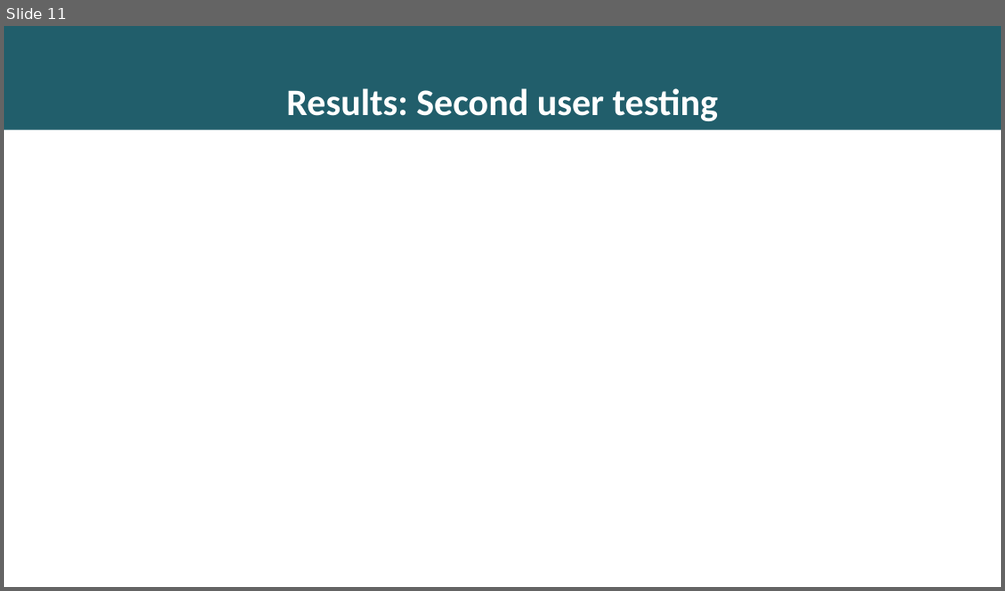
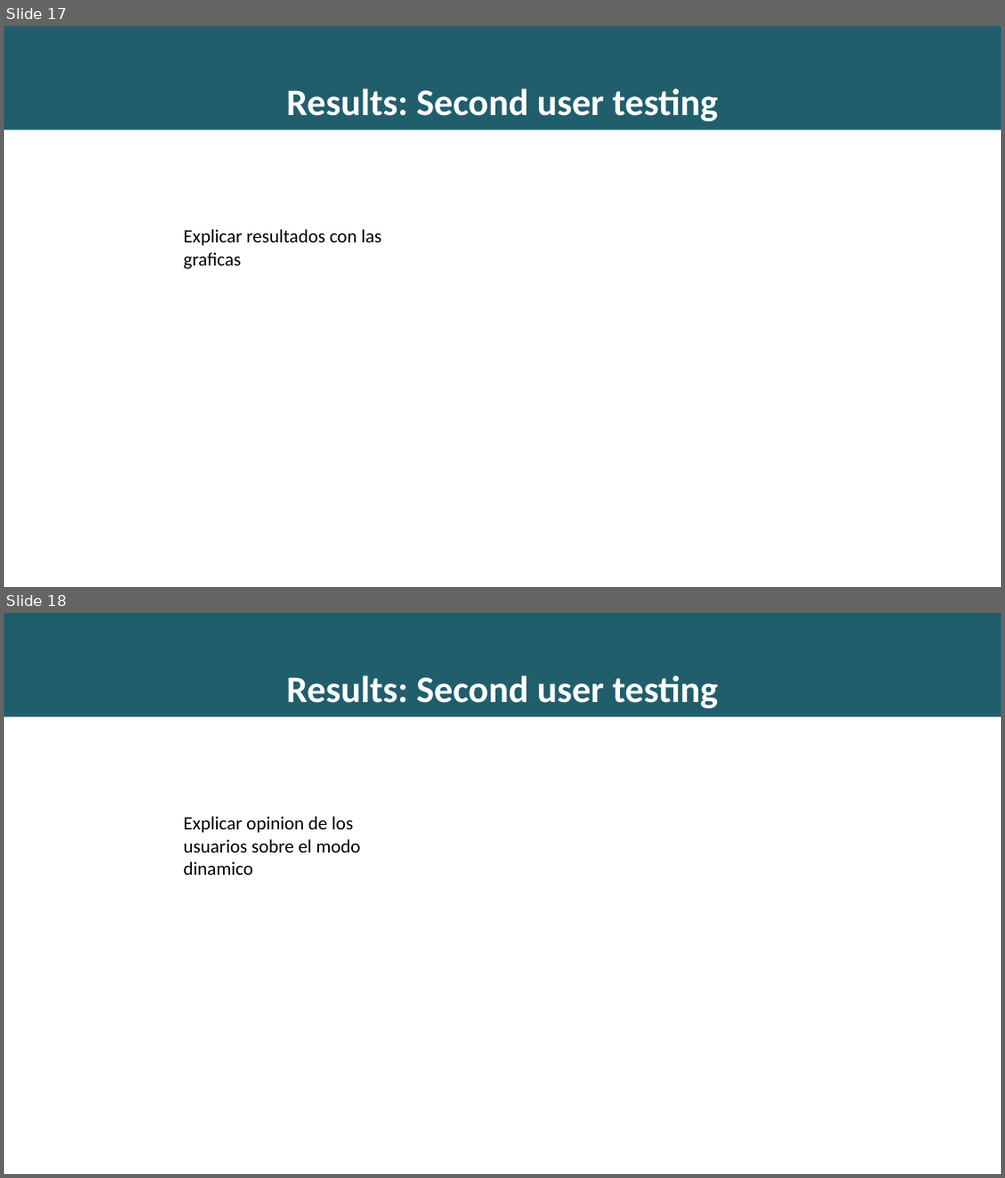
Before and after one commit to richardseba/TFG-Docs, a slide deck: Entregables/Presentacion.pptx. Shown one above the other, each under a label of ours: slide 11 before the commit, slides 17 and 18 after it. The pictures are 1005x591 and 1005x1178 pixels, drawn with LibreOffice and Linux fonts; fonts in the diff are those of the drawing. Boxes give left, top, right and bottom in pixels: in the first picture for what was removed or moved away, otherwise in the second. Text is boxed around its words. In the diff, an @@ line names an element or a change of style, - is before the commit and + after.

```diff
--- a/Entregables/Presentacion.pptx
+++ b/Entregables/Presentacion.pptx
@@ slide 18 added at box(4, 613, 1001, 1174), background #215E6B @@
@@ subtitle added at box(286, 675, 718, 708), 36 pt, text #FFFFFF, bold @@
+Results: Second user testing
@@ rectangle added at box(4, 717, 1001, 1174), fill #FFFFFF @@
@@ text added at box(184, 816, 361, 875), 18 pt, text #000000 @@
+Explicar opinion de los usuarios sobre el modo dinamico
@@ what was slide 11 is now slide 17 @@
@@ slide 17 changed as well @@
@@ text added at box(184, 229, 381, 269), 18 pt, text #000000 @@
+Explicar resultados con las graficas
```
Also in this commit, not shown: 7 other slides changed, 11 other slides added, 3 slides removed, 9 other files.
